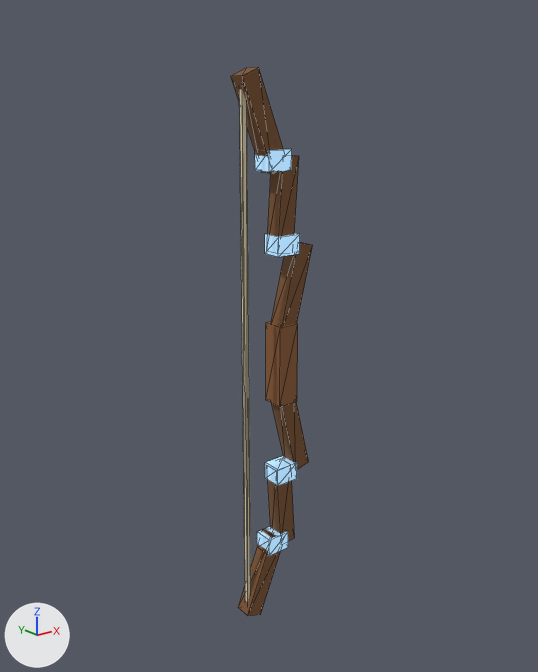
Renders of the glTF model assets/models/weapons/runed_longbow.glb from each side of a commit.
Before and after are seen from a 50 mm camera at (-1.204, -1.451, 0.663) aimed at (-0.025, 0.023, 0.074). Arrows for +X, +Y and +Z are at lower left; the lights stay in place. The older version comes first. Mesh edges are drawn as thin lines. Vertices at exactly the same position are counted once.

Names of what the first picture shows: 'runed_longbow'.
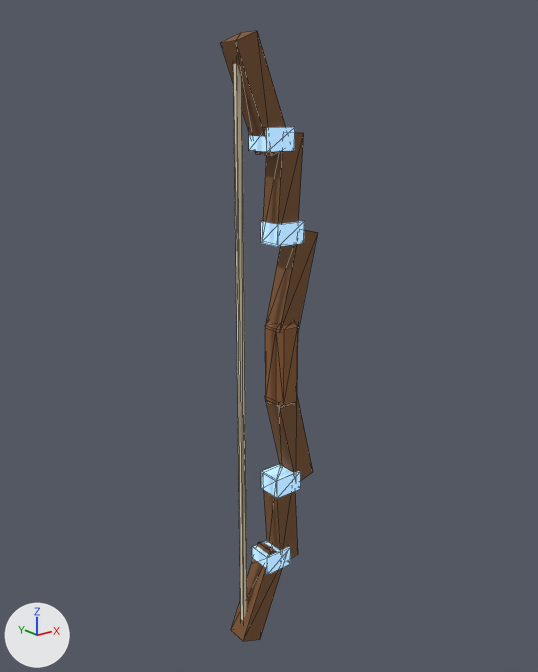
Pixel boxes (x1, y1, x2, y2) of what changed, in the pictures (538 x 672 px):
'runed_longbow', recoloured, reshaped (19% wider, 11% taller)
    before: (231, 67, 313, 616)
    after: (220, 31, 318, 642)
part 1 of me_runed_longbow, added
    after: (233, 64, 247, 621)
part 2 of me_runed_longbow, added (blue)
    after: (261, 220, 304, 247)
part 3 of me_runed_longbow, added (blue)
    after: (249, 127, 295, 152)
part 4 of me_runed_longbow, added (blue)
    after: (261, 464, 301, 498)
part 5 of me_runed_longbow, added (blue)
    after: (252, 541, 291, 575)
part 6 of me_runed_longbow, rebuilt
    before: (266, 322, 298, 407)
    after: (265, 323, 298, 407)
part 7 of me_runed_longbow, rebuilt
    before: (272, 402, 309, 469)
    after: (266, 395, 313, 480)
part 8 of me_runed_longbow, rebuilt (26% wider, 24% taller)
    before: (271, 243, 313, 326)
    after: (265, 230, 318, 333)
part 9 of me_runed_longbow, rebuilt (25% wider, 13% taller)
    before: (268, 481, 295, 541)
    after: (264, 491, 298, 559)
part 10 of me_runed_longbow, rebuilt (31% wider, 12% taller)
    before: (268, 155, 299, 237)
    after: (263, 132, 304, 224)
part 11 of me_runed_longbow, rebuilt (21% wider, 14% taller)
    before: (238, 529, 280, 616)
    after: (231, 543, 282, 642)
part 12 of me_runed_longbow, rebuilt (26% wider, 17% taller)
    before: (231, 67, 283, 174)
    after: (220, 31, 286, 156)
part 13 of me_runed_longbow, deleted (blue)
    before: (255, 149, 292, 172)
part 14 of me_runed_longbow, deleted (blue)
    before: (265, 456, 297, 486)
part 15 of me_runed_longbow, deleted (blue)
    before: (257, 526, 288, 556)
part 16 of me_runed_longbow, deleted (blue)
    before: (265, 233, 300, 257)
part 17 of me_runed_longbow, deleted (beige)
    before: (239, 90, 251, 602)

The change, as a diff of the scene's bpy script:
```diff
--- a/assets/models/weapons/runed_longbow.glb.py
+++ b/assets/models/weapons/runed_longbow.glb.py
@@ mat_pal_moon @@
 n0 = _N.new('ShaderNodeBsdfPrincipled'); n0.name = 'Principled BSDF'
-n0.inputs[0].default_value = (0.397, 0.658, 0.913, 1.0)  # 'Base Color', blue #a9d4f5
-n0.inputs[1].default_value = 0.3  # 'Metallic'
-n0.inputs[2].default_value = 0.4  # 'Roughness'
+n0.inputs[2].default_value = 0.85  # 'Roughness'
 n0.inputs[27].default_value = (0.238, 0.395, 0.548, 1.0)  # 'Emission Color', blue #86a9c3
@@ mat_pal_moon @@
 n1 = _N.new('ShaderNodeOutputMaterial'); n1.name = 'Material Output'
+n2 = _N.new('ShaderNodeVertexColor'); n2.name = 'Color Attribute'
 _L.new(n0.outputs[0], n1.inputs[0])  # 'BSDF' to 'Surface'
+_L.new(n2.outputs[0], n0.inputs[0])  # 'Color' to 'Base Color'
@@ mat_pal_matte @@
+mat_pal_matte = bpy.data.materials.new('pal_matte')
+mat_pal_matte.use_nodes = True; mat_pal_matte.node_tree.nodes.clear()
+_N = mat_pal_matte.node_tree.nodes; _L = mat_pal_matte.node_tree.links
+n0 = _N.new('ShaderNodeBsdfPrincipled'); n0.name = 'Principled BSDF'
+n0.inputs[2].default_value = 0.85  # 'Roughness'
+n1 = _N.new('ShaderNodeOutputMaterial'); n1.name = 'Material Output'
+n2 = _N.new('ShaderNodeVertexColor'); n2.name = 'Color Attribute'
+_L.new(n0.outputs[0], n1.inputs[0])  # 'BSDF' to 'Surface'
+_L.new(n2.outputs[0], n0.inputs[0])  # 'Color' to 'Base Color'
@@ me_runed_longbow @@
-me_runed_longbow.from_pydata(...)  # 96 vertices, 144 faces; spans x -0.138..0.083, y -0.03..0.03, z -0.741..0.741
-me_runed_longbow.materials.append(mat_pal_leather)  # brown #8b5a33
-me_runed_longbow.materials.append(mat_pal_wood)  # brown #7a5230
+me_runed_longbow.from_pydata(...)  # 112 vertices, 176 faces; spans x -0.161..0.094, y -0.038..0.038, z -0.817..0.817
+# me_runed_longbow part 1: a new loose piece, a box spanning x -0.142..-0.128, y -0.007..0.007, z -0.78..0.78, in mat_pal_matte
+# me_runed_longbow part 2: a new loose piece, a box spanning x -0.043..0.043, y -0.035..0.035, z 0.322..0.377, in mat_pal_moon
+# me_runed_longbow part 3: a new loose piece, a box spanning x -0.078..0.008, y -0.035..0.035, z 0.553..0.607, in mat_pal_moon
+# me_runed_longbow part 4: a new loose piece, a box spanning x -0.043..0.043, y -0.035..0.035, z -0.377..-0.322, in mat_pal_moon
+# me_runed_longbow part 5: a new loose piece, a box spanning x -0.078..0.008, y -0.035..0.035, z -0.607..-0.553, in mat_pal_moon
+# me_runed_longbow part 6: the loose piece of 8 vertices spanning x -0.03..0.03, y -0.03..0.03, z -0.11..0.11 is rebuilt with 24 vertices and now spans x -0.038..0.038, y -0.038..0.038, z -0.12..0.12, in mat_pal_matte
+# me_runed_longbow part 7: the loose piece of 8 vertices spanning x -0.023..0.083, y -0.023..0.023, z -0.322..-0.078 is rebuilt with 8 vertices and now spans x -0.034..0.094, y -0.03..0.03, z -0.359..-0.081, in mat_pal_matte
+# me_runed_longbow part 8: the loose piece of 8 vertices spanning x -0.023..0.083, y -0.023..0.023, z 0.078..0.322 is rebuilt with 8 vertices and now spans x -0.034..0.094, y -0.03..0.03, z 0.081..0.359, in mat_pal_matte
+# me_runed_longbow part 9: the loose piece of 8 vertices spanning x -0.033..0.033, y -0.023..0.023, z -0.541..-0.299 is rebuilt with 8 vertices and now spans x -0.042..0.042, y -0.03..0.03, z -0.597..-0.323, in mat_pal_matte
+# me_runed_longbow part 10: the loose piece of 8 vertices spanning x -0.033..0.033, y -0.023..0.023, z 0.299..0.541 is rebuilt with 8 vertices and now spans x -0.042..0.042, y -0.03..0.03, z 0.323..0.597, in mat_pal_matte
+# me_runed_longbow part 11: the loose piece of 8 vertices spanning x -0.138..-0.002, y -0.023..0.023, z -0.741..-0.499 is rebuilt with 8 vertices and now spans x -0.161..0.001, y -0.03..0.03, z -0.817..-0.543, in mat_pal_matte
+# me_runed_longbow part 12: the loose piece of 8 vertices spanning x -0.138..-0.002, y -0.023..0.023, z 0.499..0.741 is rebuilt with 8 vertices and now spans x -0.161..0.001, y -0.03..0.03, z 0.543..0.817, in mat_pal_matte
+# me_runed_longbow part 13: the loose piece of 8 vertices spanning x -0.065..0.005, y -0.027..0.027, z 0.505..0.555 is deleted
+# me_runed_longbow part 14: the loose piece of 8 vertices spanning x -0.035..0.035, y -0.027..0.027, z -0.345..-0.295 is deleted
+# me_runed_longbow part 15: the loose piece of 8 vertices spanning x -0.065..0.005, y -0.027..0.027, z -0.555..-0.505 is deleted
+# me_runed_longbow part 16: the loose piece of 8 vertices spanning x -0.035..0.035, y -0.027..0.027, z 0.295..0.345 is deleted
+# me_runed_longbow part 17: the loose piece of 8 vertices spanning x -0.126..-0.114, y -0.006..0.006, z -0.71..0.71 is deleted
 me_runed_longbow.materials.append(mat_pal_moon)
-me_runed_longbow.materials.append(mat_pal_cloth_cream)  # beige #e3d6b5
+me_runed_longbow.materials.append(mat_pal_matte)
```
